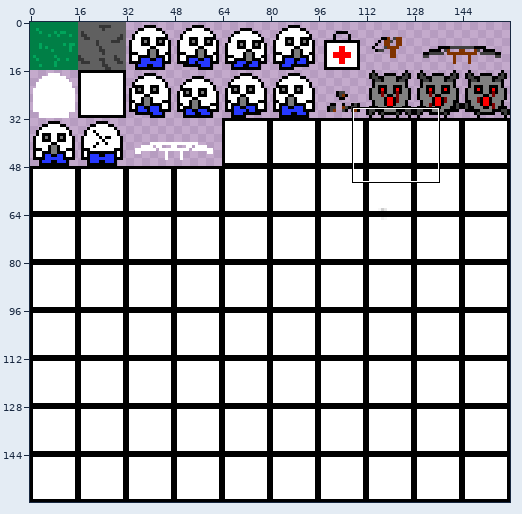
Sprite sheet: bin/spritesheet.png. The picture above shows the old version from afar; the outline marks the close-up.
Close-up. Before the edit:
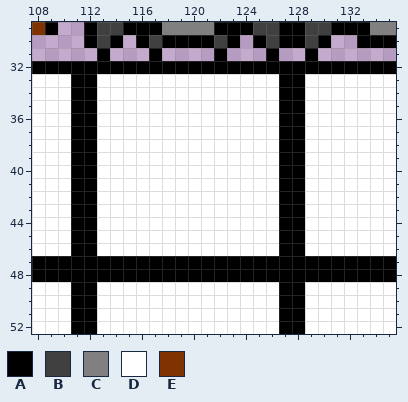
The file is 160x160 pixels. Colours within 5 levels of each other are drawn and written as one. Shown: x 108..135, y 29..52.
Palette (. is transparent): A #000000  B #404040  C #808080  D #ffffff  E #7f3300
Pixels before, first column x 108:
29 EA..ABBAAACCCCAAABBAABBAAACC
30 ....ABA.ABAAAABA.ABAABA..AAA
31 .....A...A....A...A..A......
32 AAAAAAAAAAAAAAAAAAAAAAAAAAAA
33 DDDAADDDDDDDDDDDDDDAADDDDDDD
34 DDDAADDDDDDDDDDDDDDAADDDDDDD
35 DDDAADDDDDDDDDDDDDDAADDDDDDD
36 DDDAADDDDDDDDDDDDDDAADDDDDDD
37 DDDAADDDDDDDDDDDDDDAADDDDDDD
38 DDDAADDDDDDDDDDDDDDAADDDDDDD
39 DDDAADDDDDDDDDDDDDDAADDDDDDD
40 DDDAADDDDDDDDDDDDDDAADDDDDDD
41 DDDAADDDDDDDDDDDDDDAADDDDDDD
42 DDDAADDDDDDDDDDDDDDAADDDDDDD
43 DDDAADDDDDDDDDDDDDDAADDDDDDD
44 DDDAADDDDDDDDDDDDDDAADDDDDDD
45 DDDAADDDDDDDDDDDDDDAADDDDDDD
46 DDDAADDDDDDDDDDDDDDAADDDDDDD
47 AAAAAAAAAAAAAAAAAAAAAAAAAAAA
48 AAAAAAAAAAAAAAAAAAAAAAAAAAAA
49 DDDAADDDDDDDDDDDDDDAADDDDDDD
50 DDDAADDDDDDDDDDDDDDAADDDDDDD
51 DDDAADDDDDDDDDDDDDDAADDDDDDD
52 DDDAADDDDDDDDDDDDDDAADDDDDDD
After:
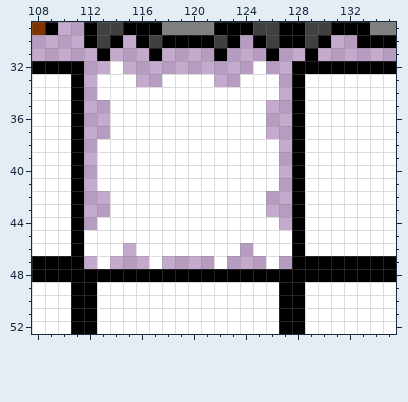
Difference:
y 32: x 112..127 AAAAAAAAAAAAAAAA -> ..D..........D..
y 33: x 112 A -> .; x 116..117 DD -> ..; x 122..123 DD -> ..; x 127 A -> .
y 34: x 112 A -> .; x 127 A -> .
y 35..37: x 112..113 AD -> ..; x 126..127 DA -> ..
y 38..41: x 112 A -> .; x 127 A -> .
y 42..43: x 112..113 AD -> ..; x 126..127 DA -> ..
y 44: x 112 A -> .; x 127 A -> .
y 45: x 112 A -> D; x 127 A -> D
y 46: x 112 A -> D; x 115 D -> .; x 124 D -> .; x 127 A -> D
y 47: x 112..127 AAAAAAAAAAAAAAAA -> .D...D....D...D.
Boxes around the changes in both close-ups, in picture pixels (x1, y1, x2, y2):
changed: (84, 61, 292, 269)
